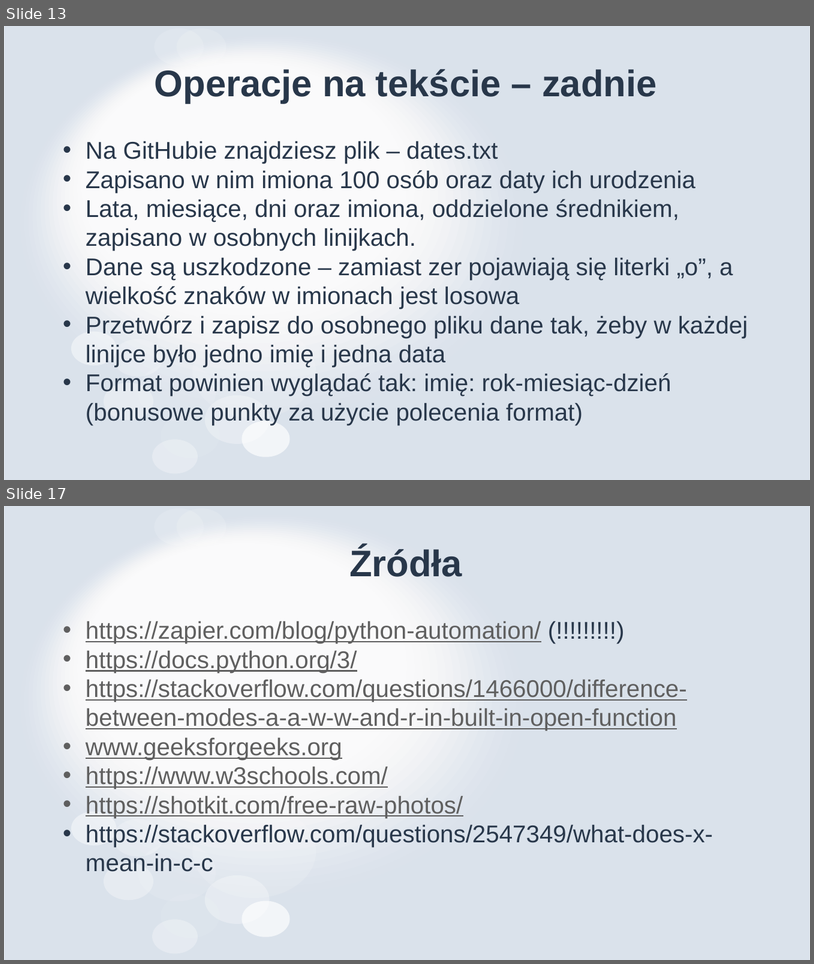
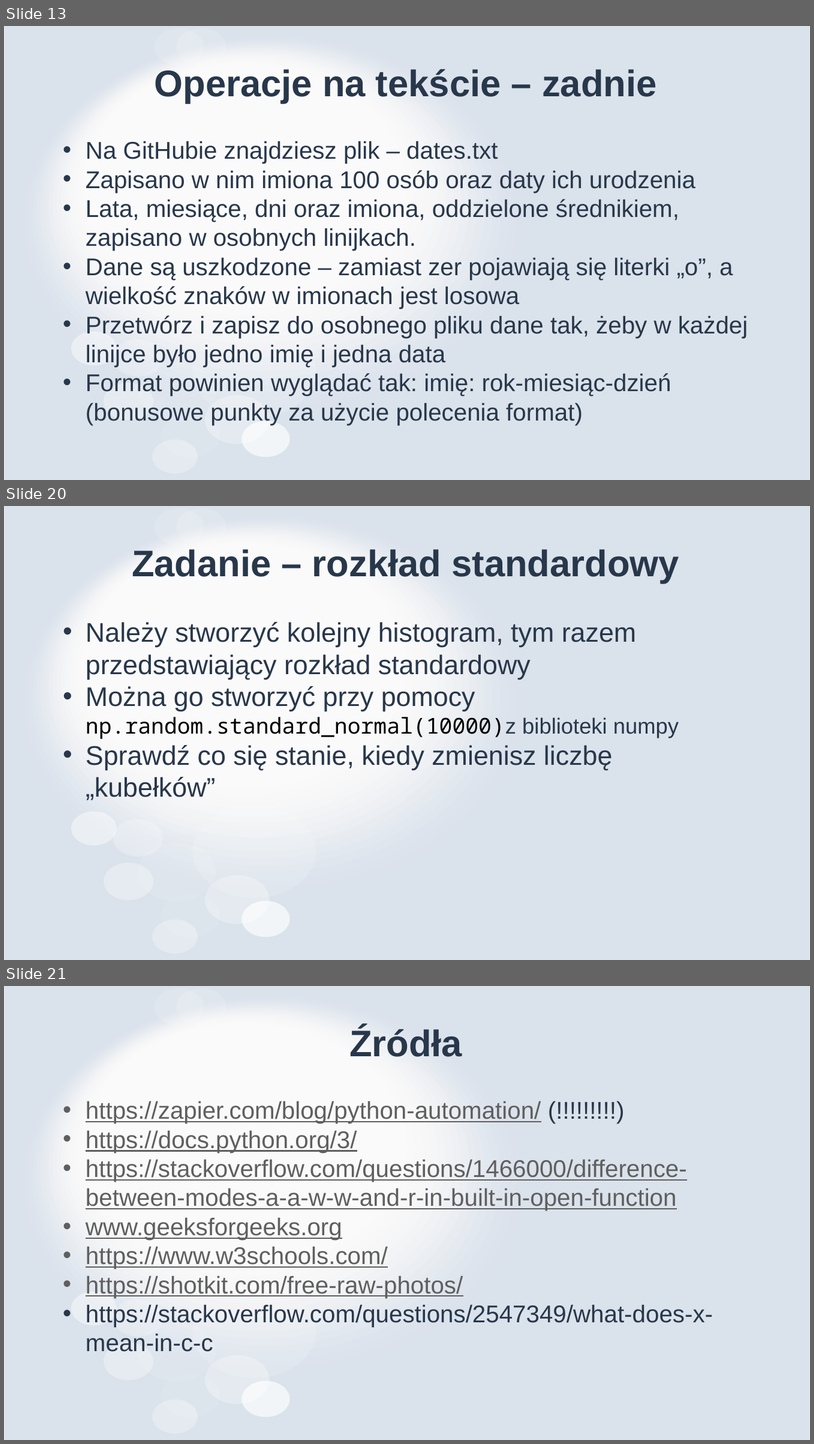
Before and after one commit to MikoStoro/ETI_Academy_python, a slide deck: EverydayPython/EverydayPython.pptx. Shown one above the other, each under a label of ours: slides 13 and 17 before the commit, slides 13, 20 and 21 after it; the slides between them are not shown. The pictures are 814x964 and 814x1444 pixels, drawn with LibreOffice and Linux fonts; fonts in the diff are those of the drawing. Boxes give left, top, right and bottom in pixels: in the first picture for what was removed or moved away, otherwise in the second. Text is boxed around its words. In the diff, an @@ line names an element or a change of style, - is before the commit and + after.

```diff
--- a/EverydayPython/EverydayPython.pptx
+++ b/EverydayPython/EverydayPython.pptx
@@ slide 20 added at [4, 506, 810, 960], background #FFFFFF; not listed: 31 template elements that a slide beside it also shows @@
@@ title added at [132, 549, 680, 583], 44 pt, text #28374A, bold @@
+Zadanie – rozkład standardowy
@@ text added at [86, 622, 679, 800], 32 pt, text #28374A @@
+• Należy stworzyć kolejny histogram, tym razem przedstawiający rozkład standardowy
+• Można go stworzyć przy pomocy np.random.standard_normal(10000)z biblioteki numpy
+• Sprawdź co się stanie, kiedy zmienisz liczbę „kubełków”
@@ what was slide 17 is now slide 21 @@
```
Also in this commit, not shown: 2 slides changed, 4 other slides added, 1 slide removed, 4 other files.
